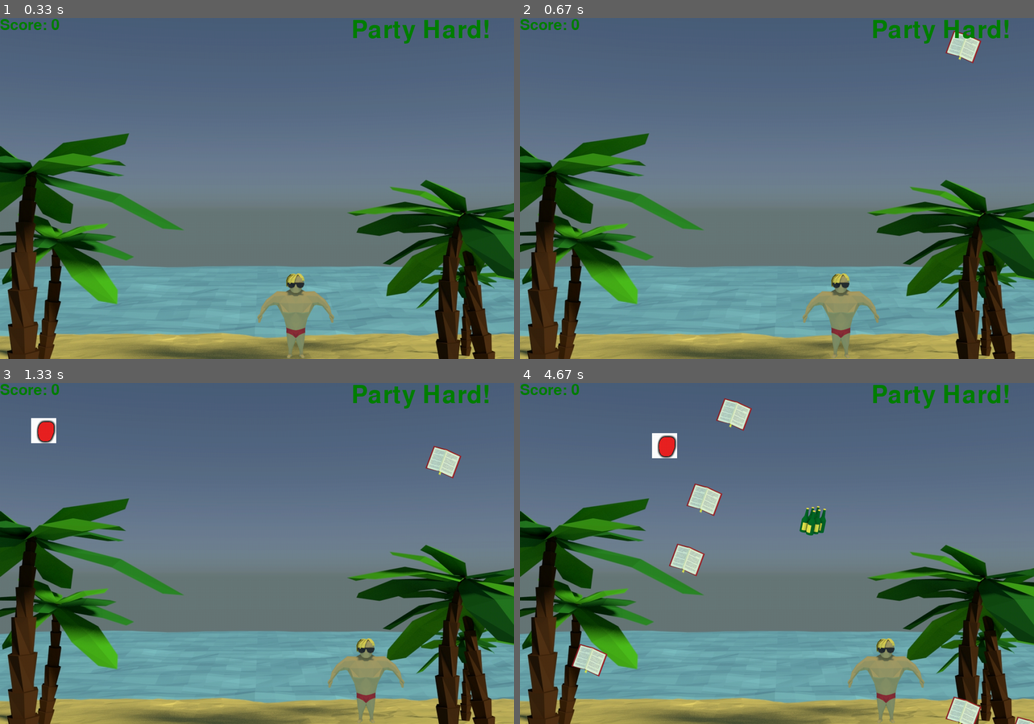
Above: before the commit, frames 1-4 (two rows, left to right).
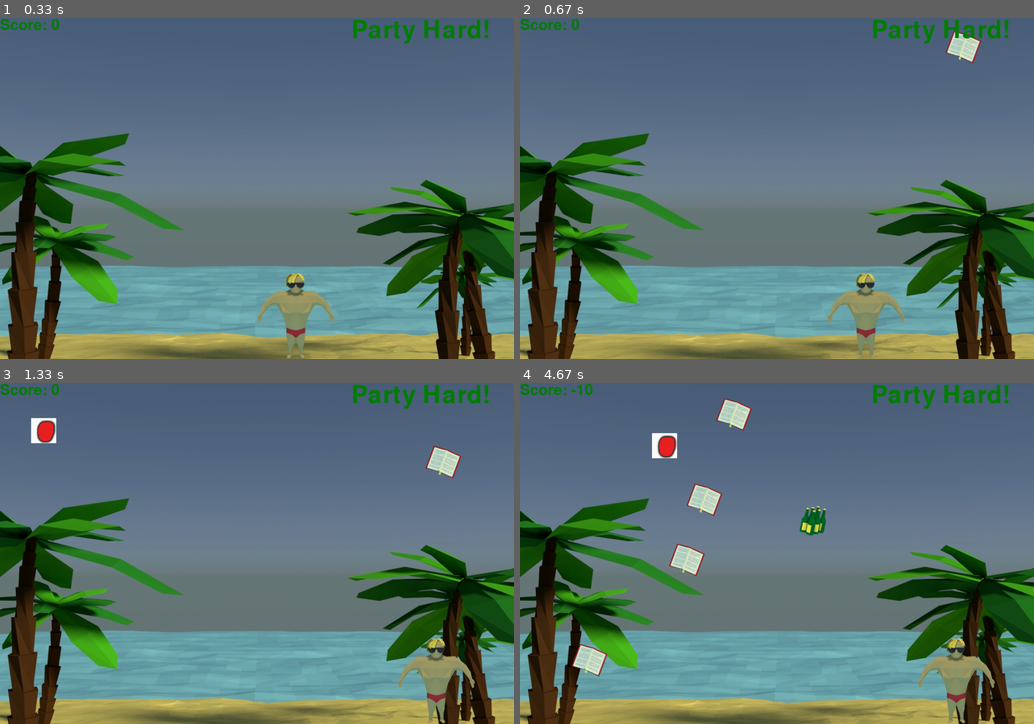
Above: after the commit, the same moments.

Repository: jlee7/ggj2015
Game: pygame game, started from partyhard/main.py
Two runs of this game, one before a commit and one after it. Both use one fixed random seed, a clock stepped at 60 frames per second and the inputs below. The source is Python 2; it was converted automatically to run under Python 3.
Inputs:
- Up to frame 1 (0.33 s): no input
- Up to frame 2 (0.67 s): hold D from 0.33 s (still down)
- Up to frame 3 (1.33 s): release D at 0.8 s; hold D 0.83-1.3 s
- Up to frame 4 (4.67 s): hold A 1.33-1.87 s; hold A 1.9-2.3 s; hold D 2.33-2.97 s; hold A 3-3.47 s; hold D 3.5-3.97 s; hold D 4-4.47 s; hold A from 4.5 s (still down)

Frame 1 is identical in both runs. In frame 2, 1.9% of the frame differs, in the area x 54-75%, y 74-100%; in frame 3, 2.5%; in frame 4, 2.9%, in the area x 10-100%, y 0-100%.

Commit message:
dude speed

Diff:
--- a/partyhard/dude.py
+++ b/partyhard/dude.py
@@ -2,6 +2,7 @@
 from pygame.locals import *
 
 DUDE_IMAGE = "assets/party-dude-155-171.png"
+DUDE_SPEED = 10
 
 class Dude(pygame.sprite.Sprite):
     def __init__(self, x_pos, y_pos):
@@ -12,7 +13,7 @@
     	self.rect.y = y_pos
 
     def moveRight(self):
-    	self.rect.x += 5
+    	self.rect.x += DUDE_SPEED
 
     def moveLeft(self):
-    	self.rect.x -= 5
+    	self.rect.x -= DUDE_SPEED
--- a/partyhard/game_view.py
+++ b/partyhard/game_view.py
@@ -40,7 +40,6 @@
         # basic text
         self.game_text = GameText()
         self.text_score = self.game_text.get_score_text(self.game_model.score)
-
         self.mode_text1 = self.game_text.get_announce_text1()
         self.mode_text2 = self.game_text.get_announce_text2()
         self.textlist = [self.text_score]
@@ -58,6 +57,9 @@
         self.game_sound = GameSound()
         main_track = self.game_sound.load_main_track()
         #main_track.play(-1)
+        # flags
+        self.game_over_screen = False
+
 
     #----------------------------------------------------------------------
 
@@ -114,6 +116,9 @@
         # DRAW SHIT
         if self.game_model.state is not GameModel.STATE_PAUSED:
             self.update_screen()
+        elif not self.game_over_screen:
+            self.show_game_over()
+            self.game_over_screen = True
 
 
     def display_announce_text(self):
@@ -123,6 +128,20 @@
         self.textlist.remove(self.text_score)
         self.text_score = self.game_text.get_score_text(self.game_model.score)
         self.textlist.append(self.text_score)
+
+    def show_game_over(self):
+        # Box
+        box = pygame.Surface((600,500))
+        box.set_alpha(128)
+        box.fill((255, 0, 0))
+
+        # Text
+        text_game_over_headline = self.game_text.get_game_over_headline()
+        box.blit(text_game_over_headline, (0, 0))
+
+        # Draw
+        self.screen.blit(box,(200,100))
+        pygame.display.flip()
 
     def update_screen(self):
 
@@ -135,6 +154,8 @@
         #Modusanzeige
         self.screen.blit(self.modetext, (700, 0))
 
+        #pygame.draw.rect(self.screen, (255, 0, 0), [20,20,20,20], 3)
+
         pygame.display.flip()
 
 
@@ -145,10 +166,10 @@
 
         self.font_big = pygame.font.SysFont(None, 72)
         self.font_score = pygame.font.SysFont(None, 44)
+        self.font_game_over_headline = pygame.font.SysFont(None, 122)
 
     def get_score_text(self, score):
         score_text = self.font_score.render("Score: " + str(score), True, (0, 128, 0))
-        #print score_text
         return score_text
 
     def get_announce_text1(self):
@@ -156,3 +177,7 @@
 
     def get_announce_text2(self):
         return self.font_big.render("Study Time!", True, (0, 128, 0))
+
+    def get_game_over_headline(self):
+        return self.font_game_over_headline.render("GAME OVER", True, (0, 128, 0))
+        return score_text
